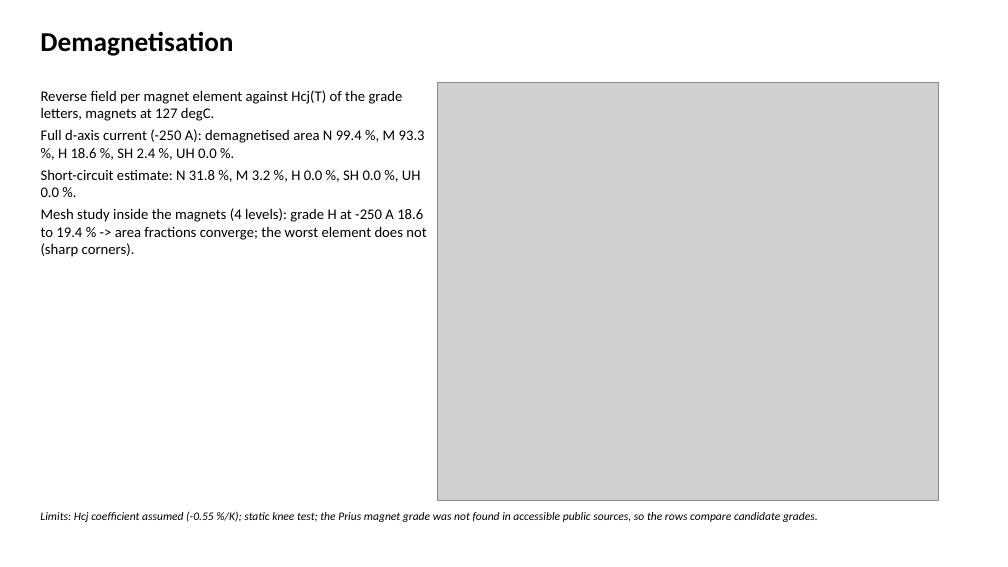
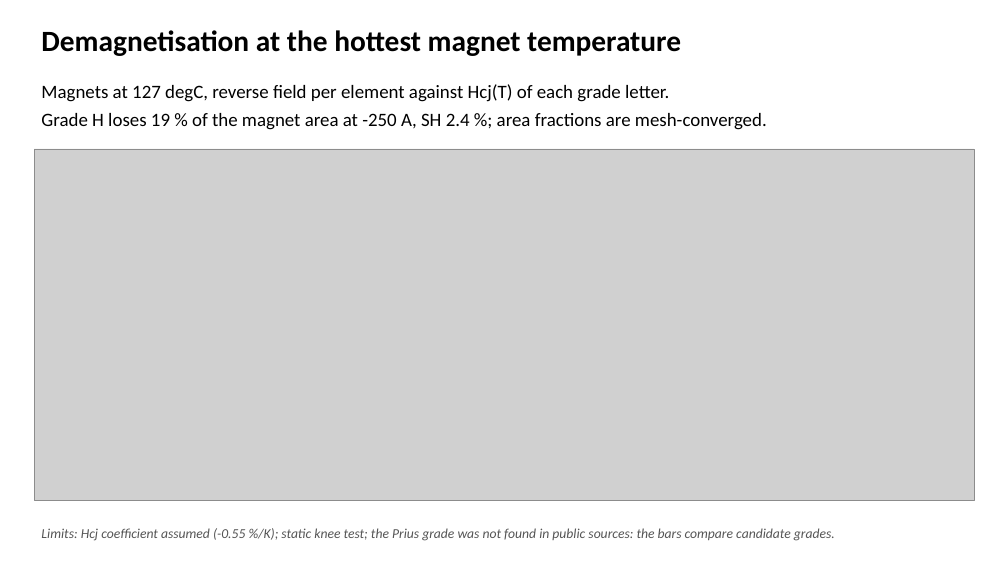
Before and after one commit to F123Dash/PINNeAPPle, a slide deck: slide 8 of examples/electrodynamics/results/18_emachine_slides.pptx (slide 7 before the commit). Drawn at 1008x567 pixels with LibreOffice and Linux fonts; fonts in the diff are those of the drawing; grey boxes stand for pictures. Boxes give left, top, right and bottom in pixels: in the first picture for what was removed or moved away, otherwise in the second. Text is boxed around its words. In the diff, an @@ line names an element or a change of style, - is before the commit and + after.

```diff
--- a/examples/electrodynamics/results/18_emachine_slides.pptx
+++ b/examples/electrodynamics/results/18_emachine_slides.pptx
@@ text at (41,30,681,56): text changed; size 26 to 28 pt @@
-Demagnetisation
+Demagnetisation at the hottest magnet temperature
@@ text added at (41,84,767,130), 18 pt, text #000000 @@
+Magnets at 127 degC, reverse field per element against Hcj(T) of each grade letter.
+Grade H loses 19 % of the magnet area at -250 A, SH 2.4 %; area fractions are mesh-converged.
@@ picture removed at (437,82,939,501) @@
@@ text removed at (41,90,426,257) @@
-Reverse field per magnet element against Hcj(T) of the grade letters, magnets at 127 degC.
-Full d-axis current (-250 A): demagnetised area N 99.4 %, M 93.3 %, H 18.6 %, SH 2.4 %, UH 0.0 %.
-Short-circuit estimate: N 31.8 %, M 3.2 %, H 0.0 %, SH 0.0 %, UH 0.0 %.
-Mesh study inside the magnets (4 levels): grade H at -250 A 18.6 to 19.4 % -> area fractions converge; the worst element does not (sharp corners).
@@ picture added at (34,149,974,501) @@
@@ text at (41,528,835,541): text changed; size 11 to 13 pt; text colour #000000 to #555555 @@
-Limits: Hcj coefficient assumed (-0.55 %/K); static knee test; the Prius magnet grade was not found in accessible public sources, so the rows compare candidate grades.
+Limits: Hcj coefficient assumed (-0.55 %/K); static knee test; the Prius grade was not found in public sources: the bars compare candidate grades.
```
Also in this commit, not shown: 8 other slides changed, 3 slides added, 2 slides removed, 3 other files.
